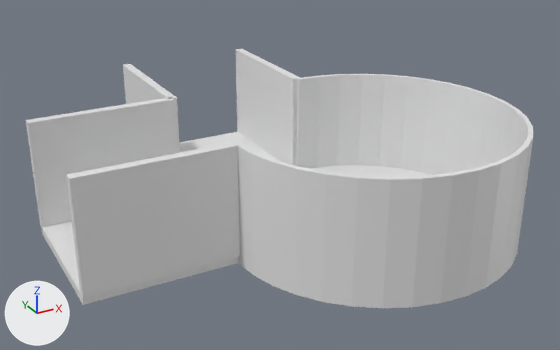
Before and after pictures for a commit that changed the FBX model mansion_oriel.fbx.
One viewpoint serves both versions: a 50 mm camera at (-2.34, -5.4, 2.5) aimed at (0.04, -1.07, 0.33). Lighting does not change. The marker at lower left points along +X, +Y and +Z. Where no turn or scale is listed for an object, it has been applied to the vertices.

In view in the first picture: 'floor_1', 'floor_2', 'floor_3', 'wall_1', 'wall_2', 'wall_3', 'wall_4', 'wall_5', 'wall_6', 'window_1'.
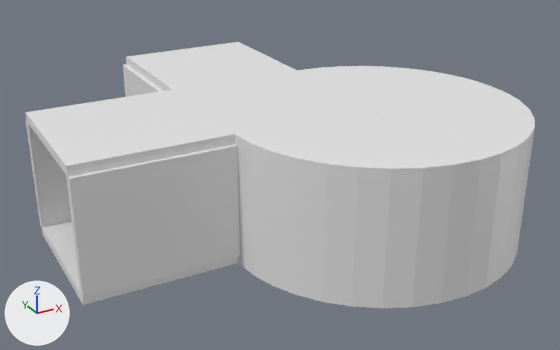
Changed parts and their boxes [x1, y1, x2, y2] in the pictures (560 x 350 px):
'ceiling_3', added
    after: [235, 66, 535, 179]
'ceiling_1', added
    after: [126, 42, 373, 134]
'ceiling_2', added
    after: [25, 90, 235, 177]
'wall_3', unchanged, covered by the edit
    before: [26, 98, 178, 227]
    after: [26, 120, 72, 227]
'wall_1', unchanged, covered by the edit
    before: [235, 49, 300, 166]
'floor_1', unchanged, covered by the edit
    before: [180, 132, 279, 161]

The change, as a diff of the scene's bpy script:
```diff
--- a/mansion_oriel.fbx.py
+++ b/mansion_oriel.fbx.py
@@ ob_ceiling_3 @@
+ob_ceiling_3 = bpy.data.objects.new('ceiling_3', me_floor_3.copy())  # the mesh of ob_floor_3
+ob_ceiling_3.location = (0.5, -1.5, 0.813)
@@ ob_ceiling_2 @@
+ob_ceiling_2 = bpy.data.objects.new('ceiling_2', me_floor_2.copy())  # the mesh of ob_floor_2
+ob_ceiling_2.location = (-1.0, -1.0, 0.813)
@@ ob_ceiling_1 @@
+ob_ceiling_1 = bpy.data.objects.new('ceiling_1', me_floor_1.copy())  # the mesh of ob_floor_1
+ob_ceiling_1.location = (0.0, -0.5, 0.813)
```
